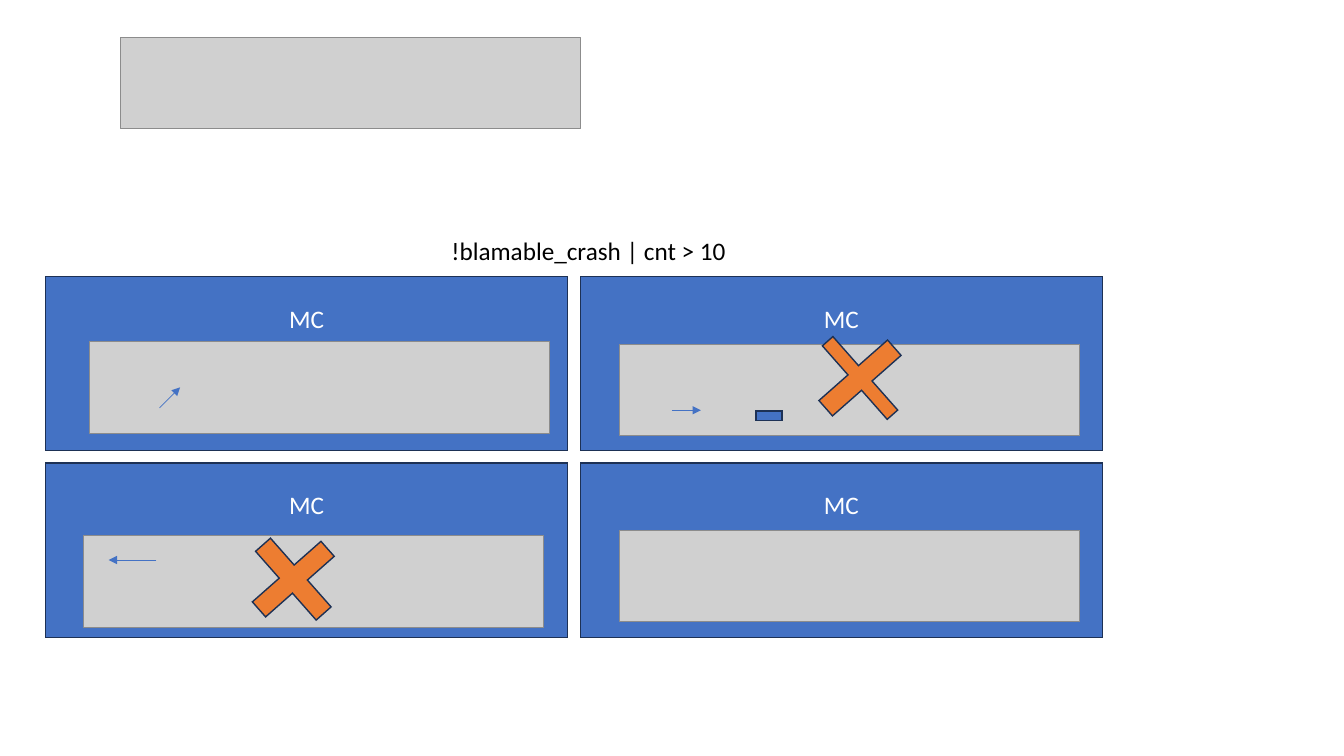
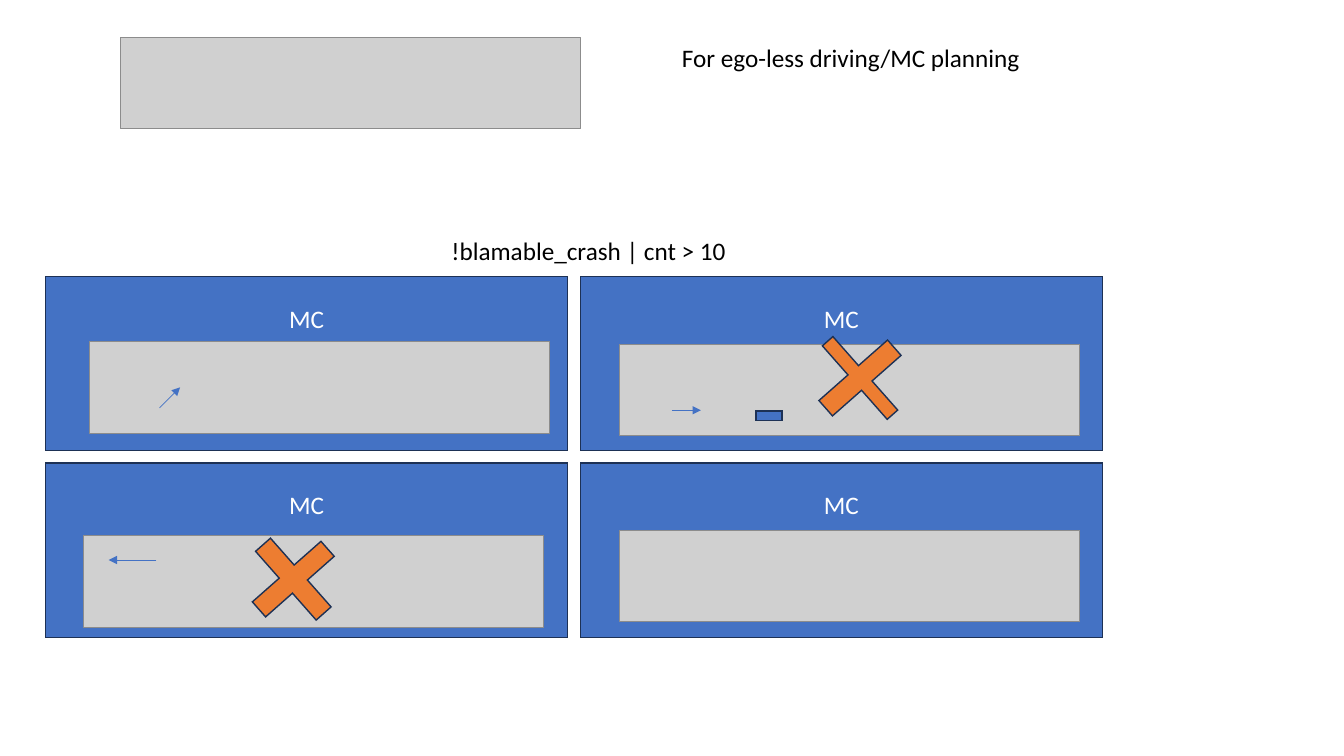
Before and after one commit to coenig/very-fast-math, a slide deck: slide 2 of examples/UrbanTopologies.pptx. Drawn at 1344x756 pixels with LibreOffice and Linux fonts; fonts in the diff are those of the drawing; grey boxes stand for pictures. Boxes give left, top, right and bottom in pixels: in the first picture for what was removed or moved away, otherwise in the second. Text is boxed around its words. In the diff, an @@ line names an element or a change of style, - is before the commit and + after.

```diff
--- a/examples/UrbanTopologies.pptx
+++ b/examples/UrbanTopologies.pptx
@@ text added at [682, 49, 1019, 72], 18 pt, text #000000 @@
+For ego-less driving/MC planning
```
Also in this commit, not shown: 1 other slide changed, 2 other files.
